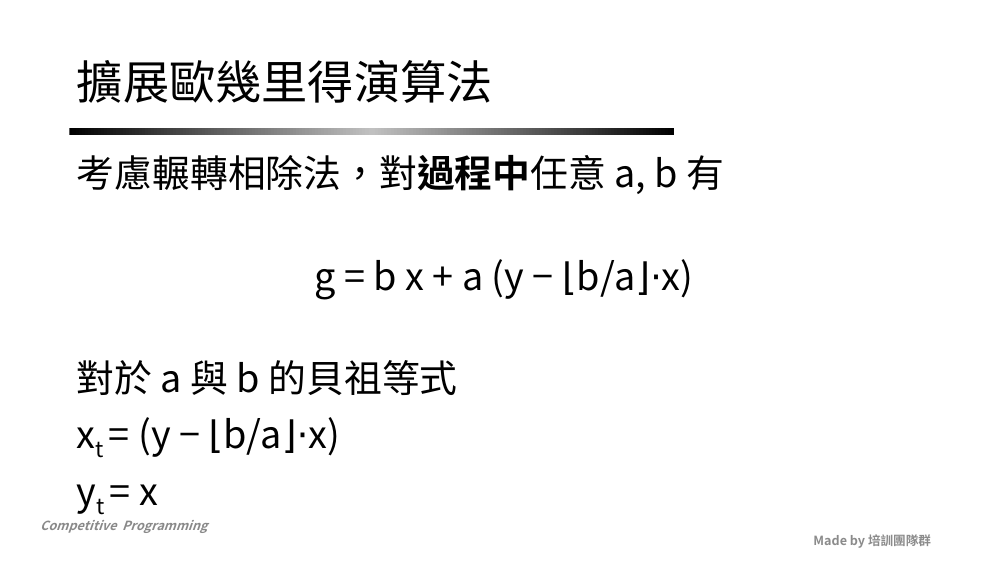
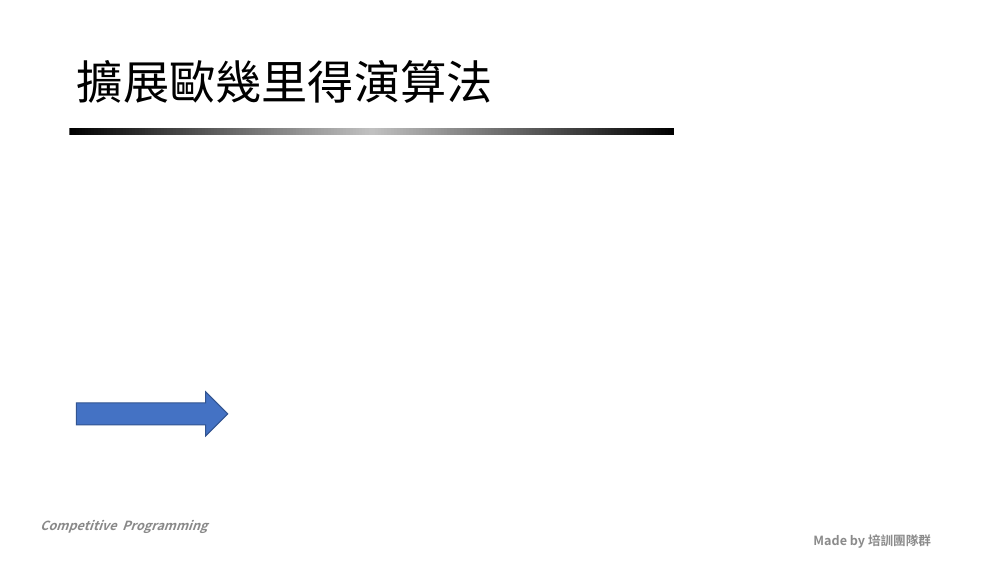
Before and after one commit to NCKUACM-Notes/nckuacm.github.io, a slide deck: slide 42 of 2019/slides/week14_1.pptx (slide 43 before the commit). Drawn at 1008x567 pixels with LibreOffice and Linux fonts; fonts in the diff are those of the drawing; grey boxes stand for pictures; background and template pictures are left out. Boxes give left, top, right and bottom in pixels: in the first picture for what was removed or moved away, otherwise in the second. Text is boxed around its words. In the diff, an @@ line names an element or a change of style, - is before the commit and + after.

```diff
--- a/2019/slides/week14_1.pptx
+++ b/2019/slides/week14_1.pptx
@@ text removed at [77,155,725,505] @@
-考慮輾轉相除法，對過程中任意 a, b 有
-g = b x + a (y − ⌊b/a⌋⋅x)
-對於 a 與 b 的貝祖等式
-xt = (y − ⌊b/a⌋⋅x)
-yt = x
@@ right arrow added at [76,392,228,436], fill #4472C4, outline #325491 1 pt @@
```
Also in this commit, not shown: 14 other slides changed, 1 other file.
